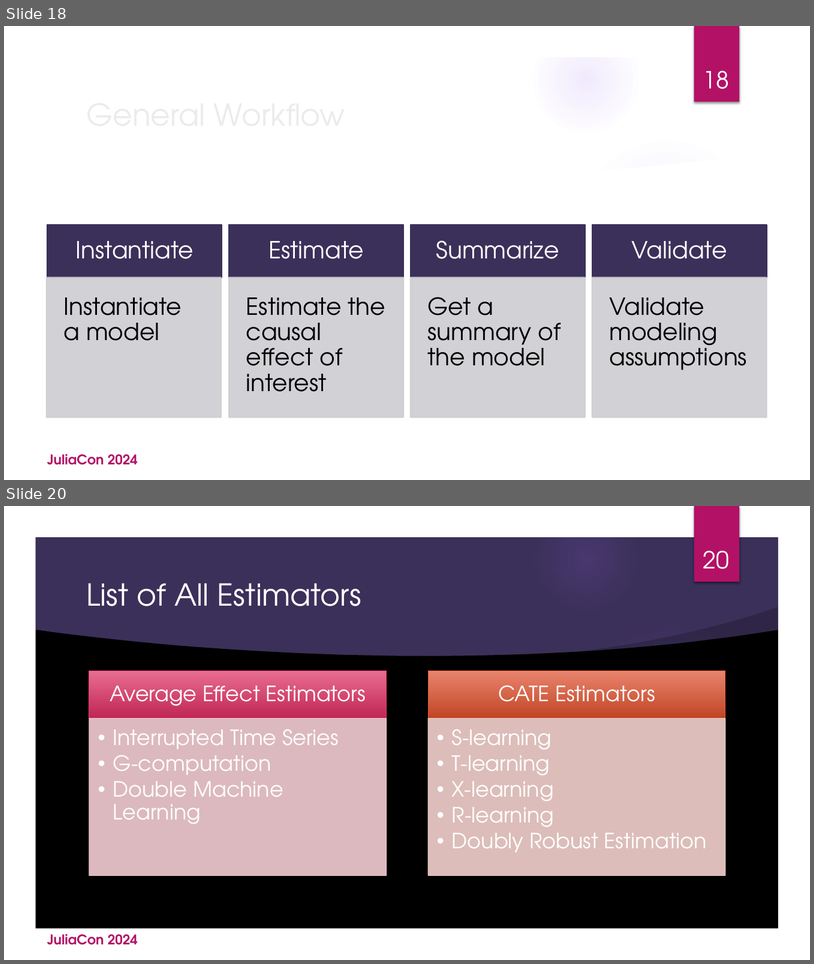
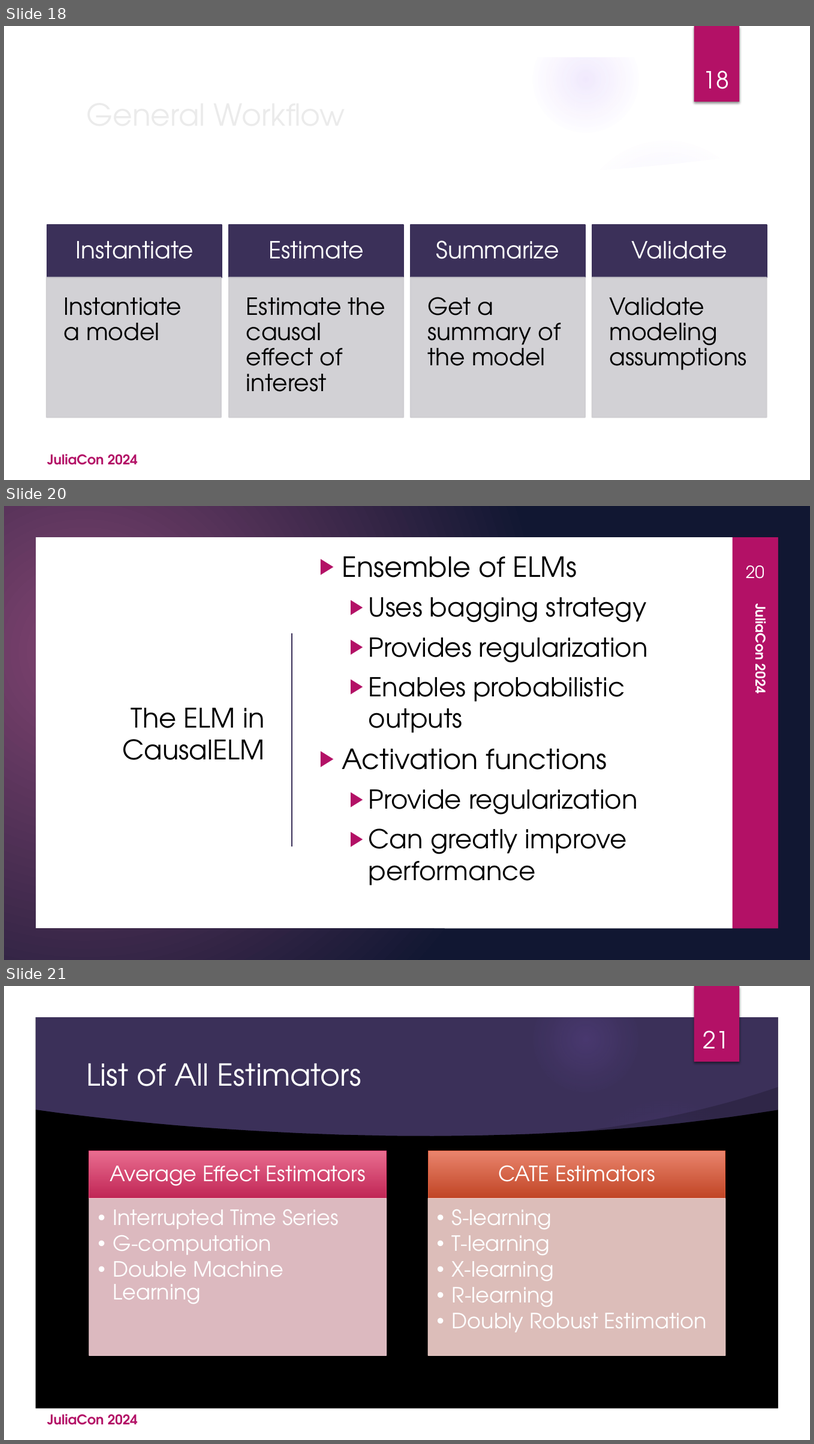
Before and after one commit to dscolby/JuliaCon2024, a slide deck: JuliaCon 2024 Presentation.pptx. Shown one above the other, each under a label of ours: slides 18 and 20 before the commit, slides 18, 20 and 21 after it; the slides between them are not shown. The pictures are 814x964 and 814x1444 pixels, drawn with LibreOffice and Linux fonts; fonts in the diff are those of the drawing; background and template pictures are left out. Boxes give left, top, right and bottom in pixels: in the first picture for what was removed or moved away, otherwise in the second. Text is boxed around its words. In the diff, an @@ line names an element or a change of style, - is before the commit and + after.

Commit message:
Added slide for ELMs

```diff
--- a/JuliaCon 2024 Presentation.pptx
+++ b/JuliaCon 2024 Presentation.pptx
@@ slide 20 added at bbox=[4, 506, 810, 960], background picture (left out); not listed: 6 template elements that a slide beside it also shows @@
@@ rectangle added at bbox=[4, 506, 810, 960], fill #FFFFFF @@
@@ freeform shape added at bbox=[4, 506, 810, 960], fill gradient #814572 to #111833 @@
@@ rectangle added at bbox=[733, 537, 779, 928], fill #B31166 @@
@@ text added at bbox=[342, 556, 648, 885], 31 pt, text #000000 @@
+▶ Ensemble of ELMs
+  ▶ Uses bagging strategy
+  ▶ Provides regularization
+  ▶ Enables probabilistic outputs
+▶ Activation functions
+  ▶ Provide regularization
+  ▶ Can greatly improve performance
@@ page number added at bbox=[746, 565, 765, 579], 20 pt, text #FFFFFF @@
+20
@@ text added at bbox=[750, 609, 773, 693], 16 pt, text #FFFFFF, bold @@
+JuliaCon 2024
@@ line added from (292, 634) to (292, 846), #3B3059 1.25 pt @@
@@ title added at bbox=[122, 708, 264, 760], 32 pt, text #000000 @@
+The ELM in CausalELM
@@ what was slide 20 is now slide 21 @@
@@ page number at bbox=[704, 1030, 729, 1048]: text changed @@
-20
+21
```
Also in this commit, not shown: 1 slide changed.
